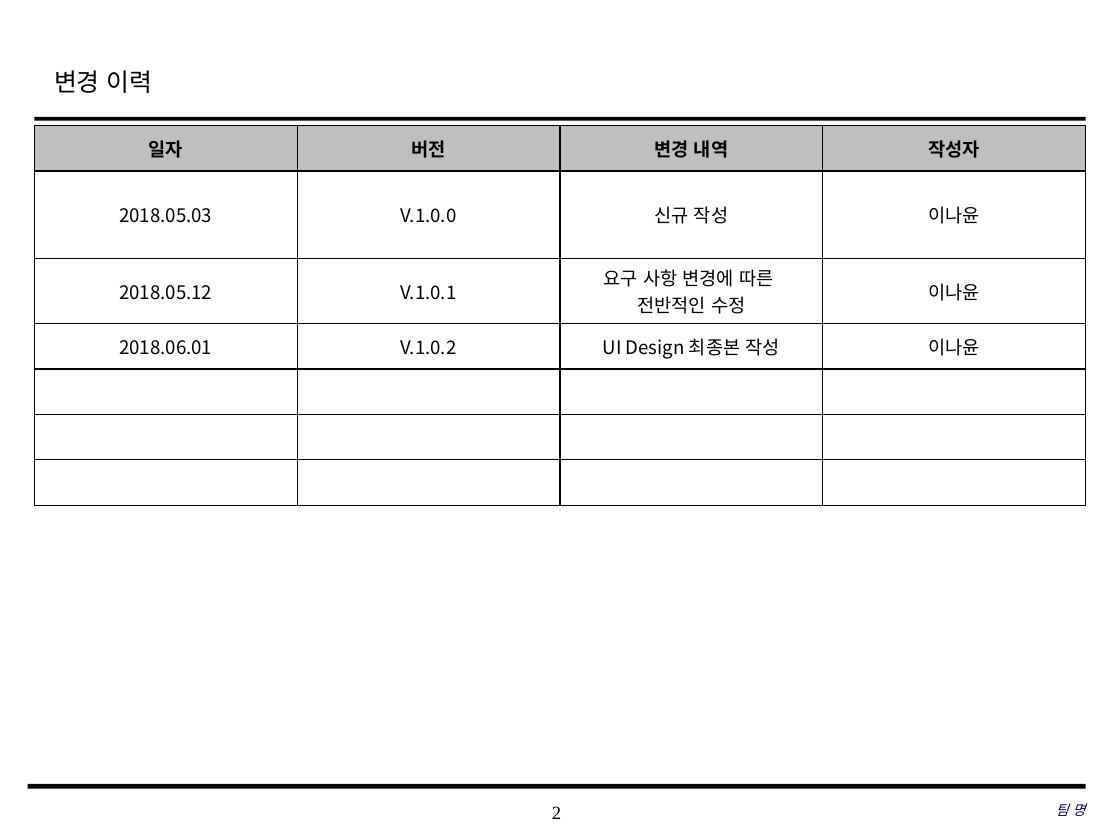
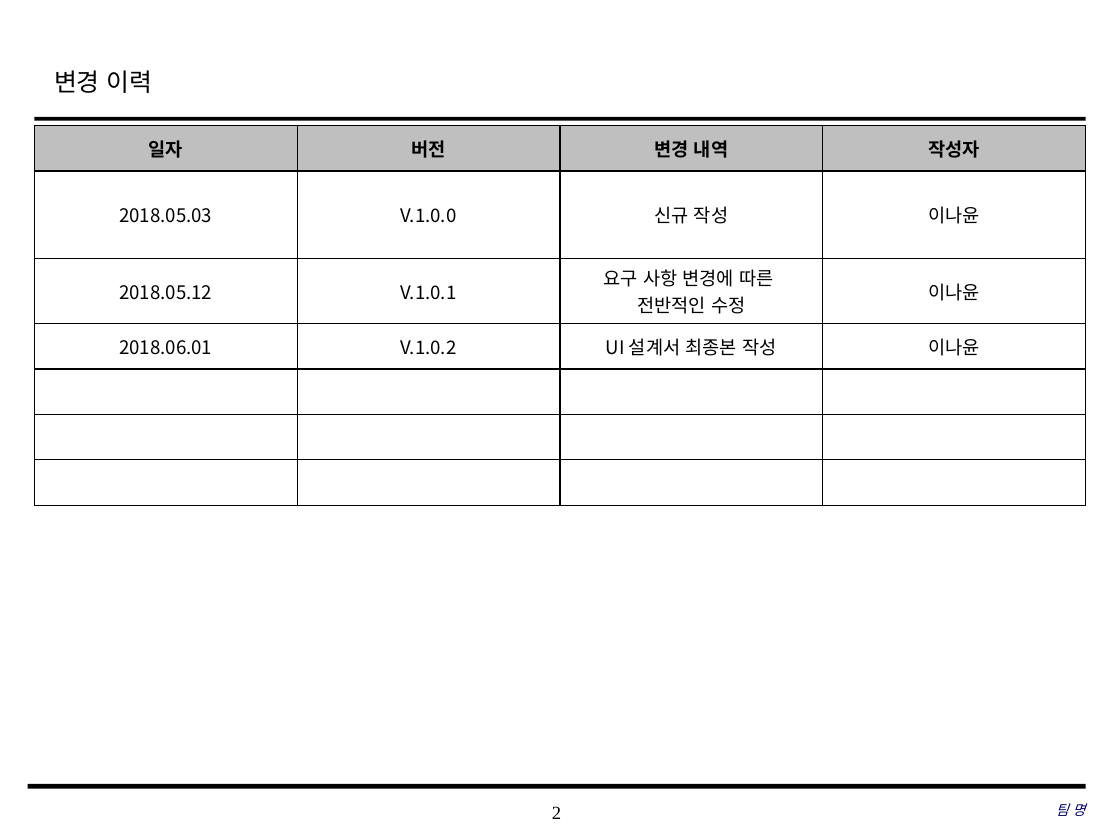
Before and after one commit to SMU-SE-Admin/18-1_4_A4_Doc, a slide deck: slide 2 of 03 설계/UI Design_4_A4_v.1.0.2.pptx. Drawn at 1120x840 pixels with LibreOffice and Linux fonts; fonts in the diff are those of the drawing; background and template pictures are left out. Boxes give left, top, right and bottom in pixels: in the first picture for what was removed or moved away, otherwise in the second. Text is boxed around its words. In the diff, an @@ line names an element or a change of style, - is before the commit and + after.

Commit message:
#1106 UI 설계서 최종본 업로드
구현에 따라 수정된 UI 설계서 최종본 업로드

```diff
--- a/03 설계/UI Design_4_A4_v.1.0.2.pptx
+++ b/03 설계/UI Design_4_A4_v.1.0.2.pptx
@@ table at (35, 125, 1088, 496) @@
-row 4, column 3: UI Design 최종본 작성
+row 4, column 3: UI 설계서 최종본 작성
```
Also in this commit, not shown: 1 other slide changed.
